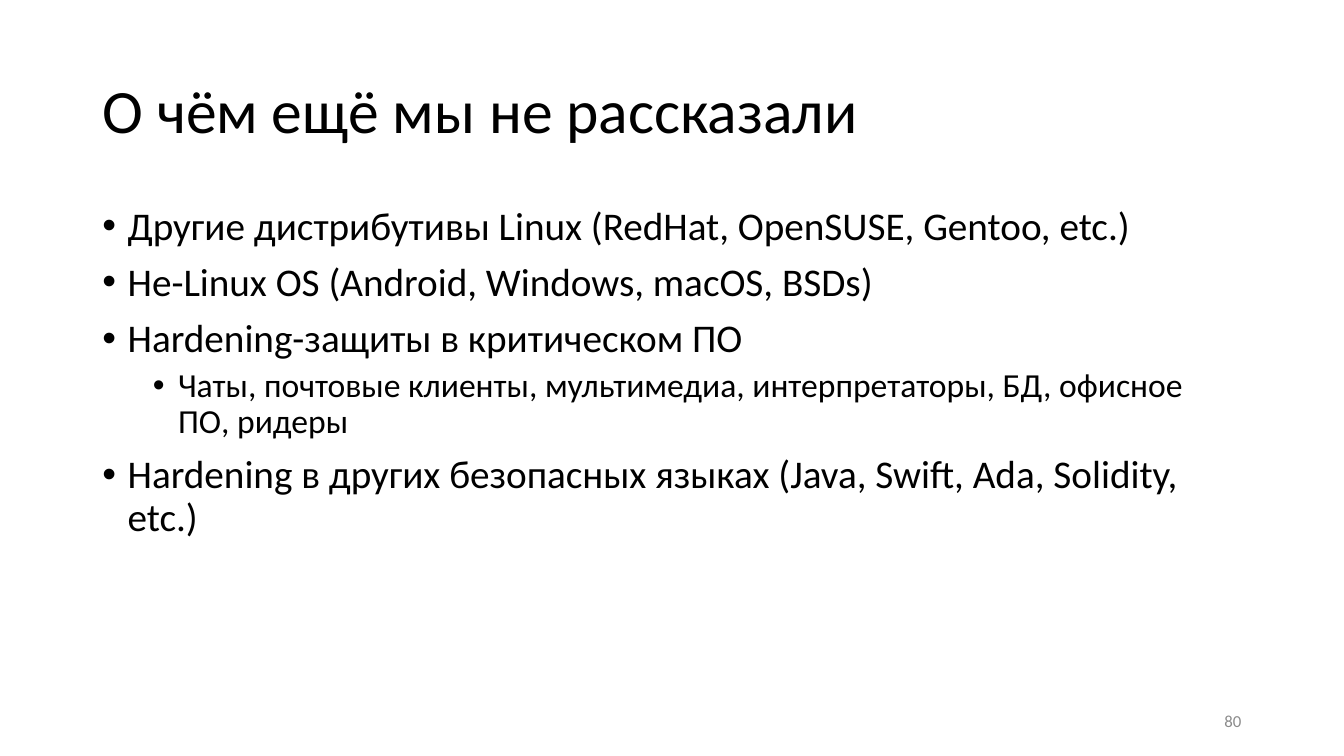
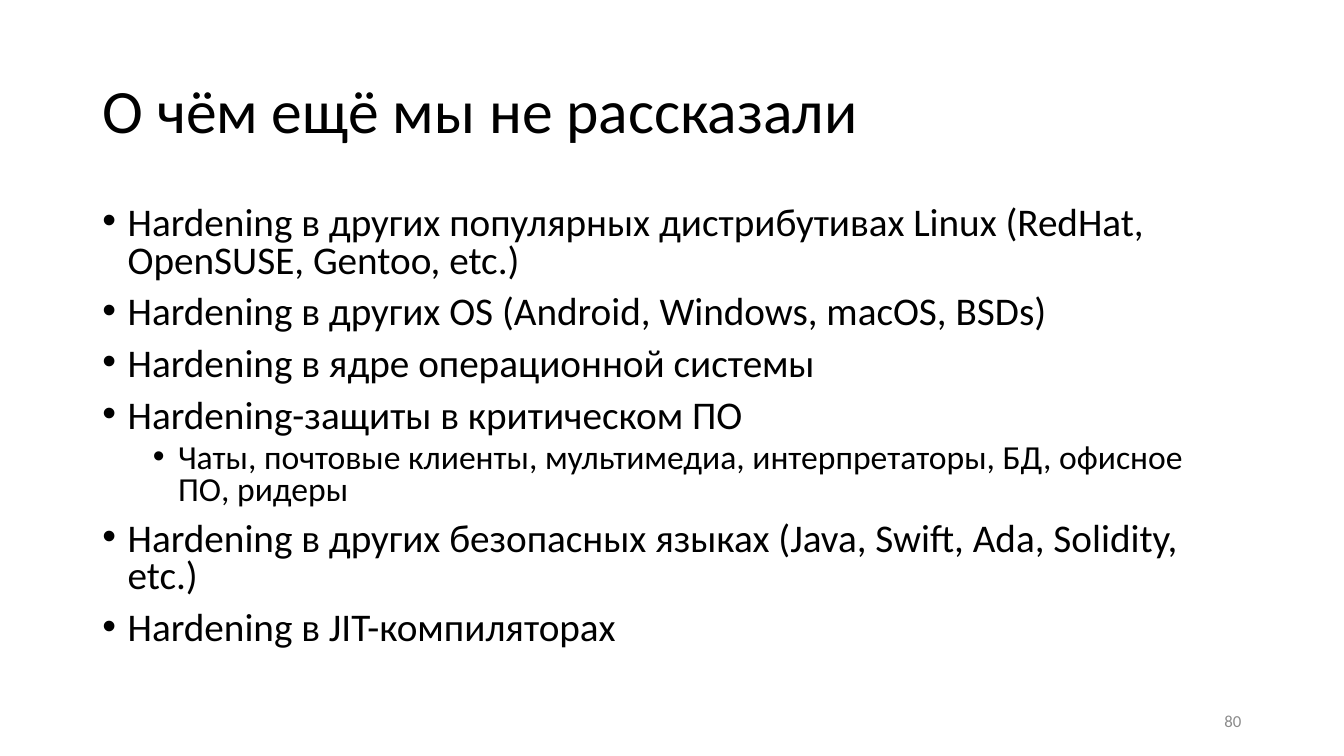
Before and after one commit to yugr/slides, a slide deck: slide 80 of CppZeroCost/2025/RU.pptx. Drawn at 1344x756 pixels with LibreOffice and Linux fonts; fonts in the diff are those of the drawing. Boxes give left, top, right and bottom in pixels: in the first picture for what was removed or moved away, otherwise in the second. Text is boxed around its words. In the diff, an @@ line names an element or a change of style, - is before the commit and + after.

```diff
--- a/CppZeroCost/2025/RU.pptx
+++ b/CppZeroCost/2025/RU.pptx
@@ text at <box>128,207,1144,384</box>: text changed @@
-• Другие дистрибутивы Linux (RedHat, OpenSUSE, Gentoo, etc.)
-• Не-Linux OS (Android, Windows, macOS, BSDs)
+• Hardening в других популярных дистрибутивах Linux (RedHat, OpenSUSE, Gentoo, etc.)
+• Hardening в других OS (Android, Windows, macOS, BSDs)
+• Hardening в ядре операционной системы
@@ text at <box>128,401,1182,595</box>: line spacing 0.9 to 0.8 @@
@@ text at <box>128,613,616,648</box>: paragraph added @@
+• Hardening в JIT-компиляторах
```
Also in this commit, not shown: 1 other file.
